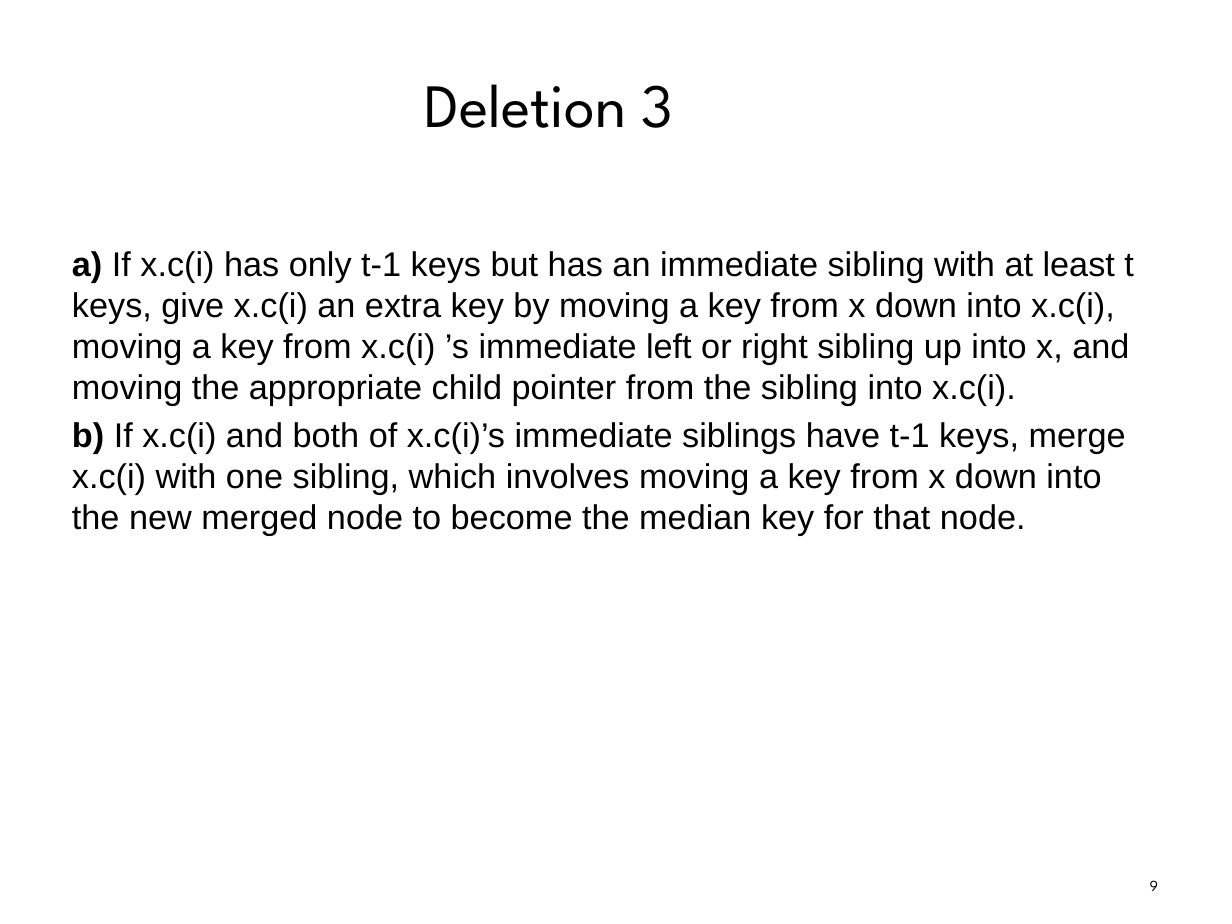
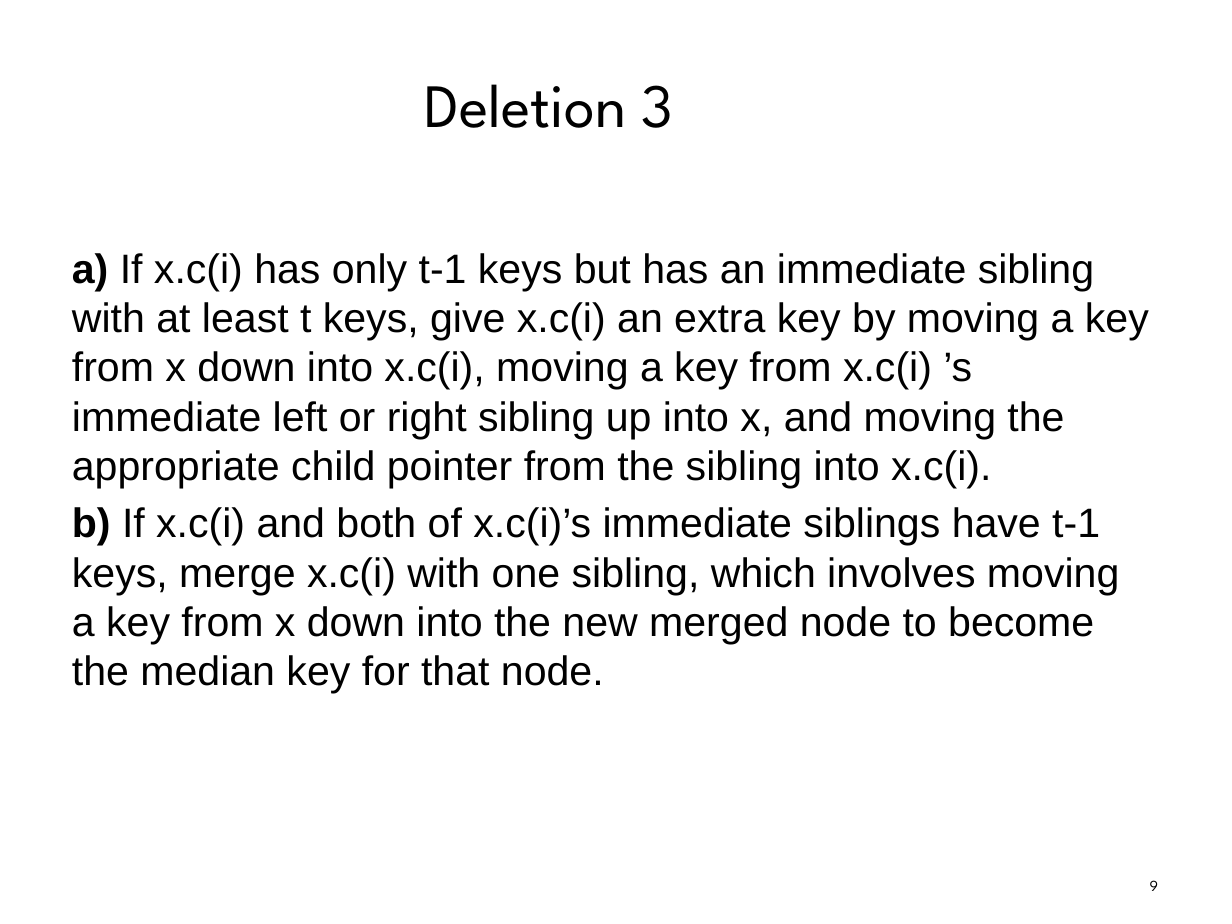
Before and after one commit to praash47/dsa, a slide deck: slide 9 of multiway_tree.pptx. Drawn at 1232x924 pixels with LibreOffice and Linux fonts; fonts in the diff are those of the drawing; background and template pictures are left out. Boxes give left, top, right and bottom in pixels: in the first picture for what was removed or moved away, otherwise in the second. Text is boxed around its words. In the diff, an @@ line names an element or a change of style, - is before the commit and + after.

```diff
--- a/multiway_tree.pptx
+++ b/multiway_tree.pptx
@@ text "a) If x.c(i) has only ..." at box(72, 253, 1149, 694): size 20 to 24 pt @@
```
